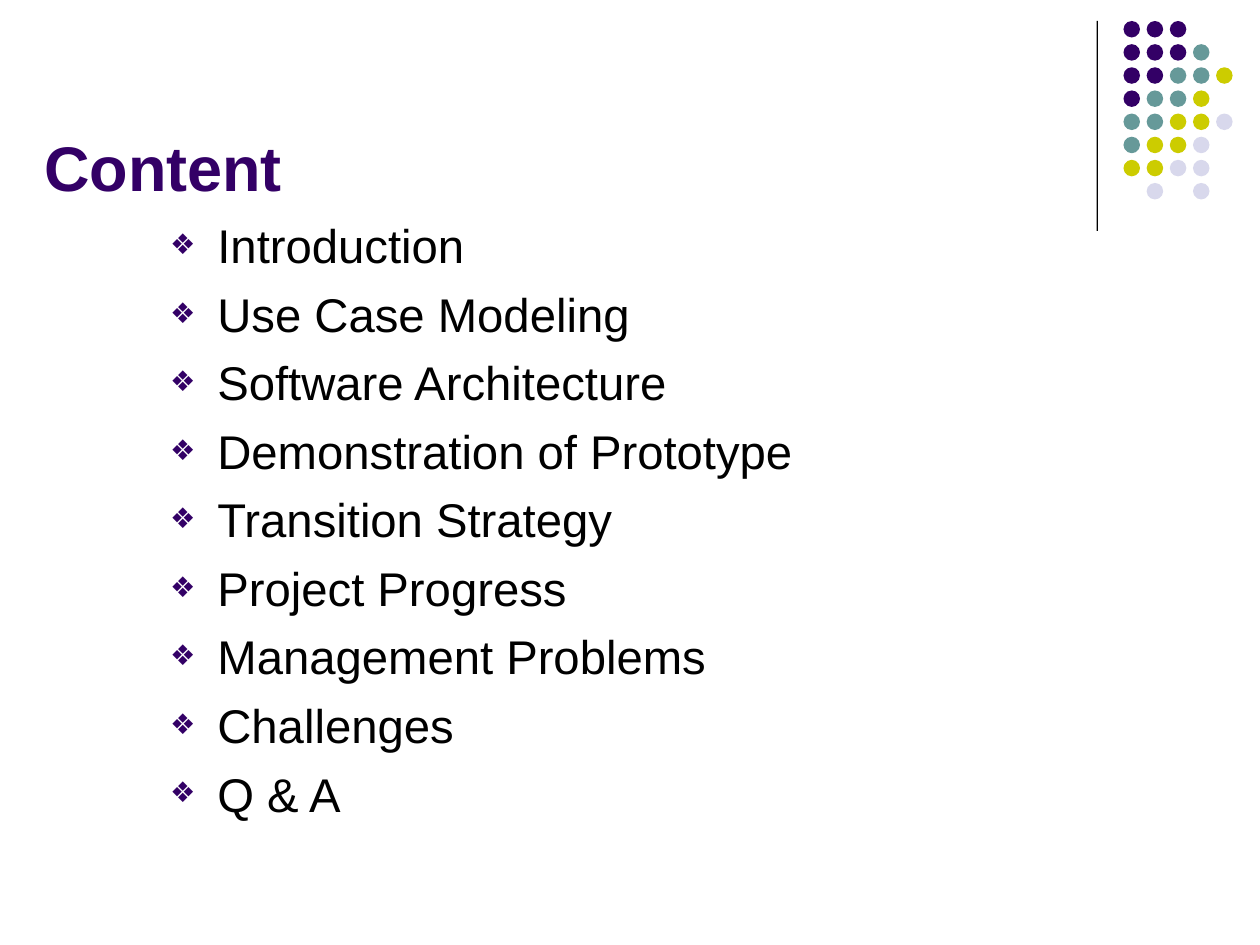
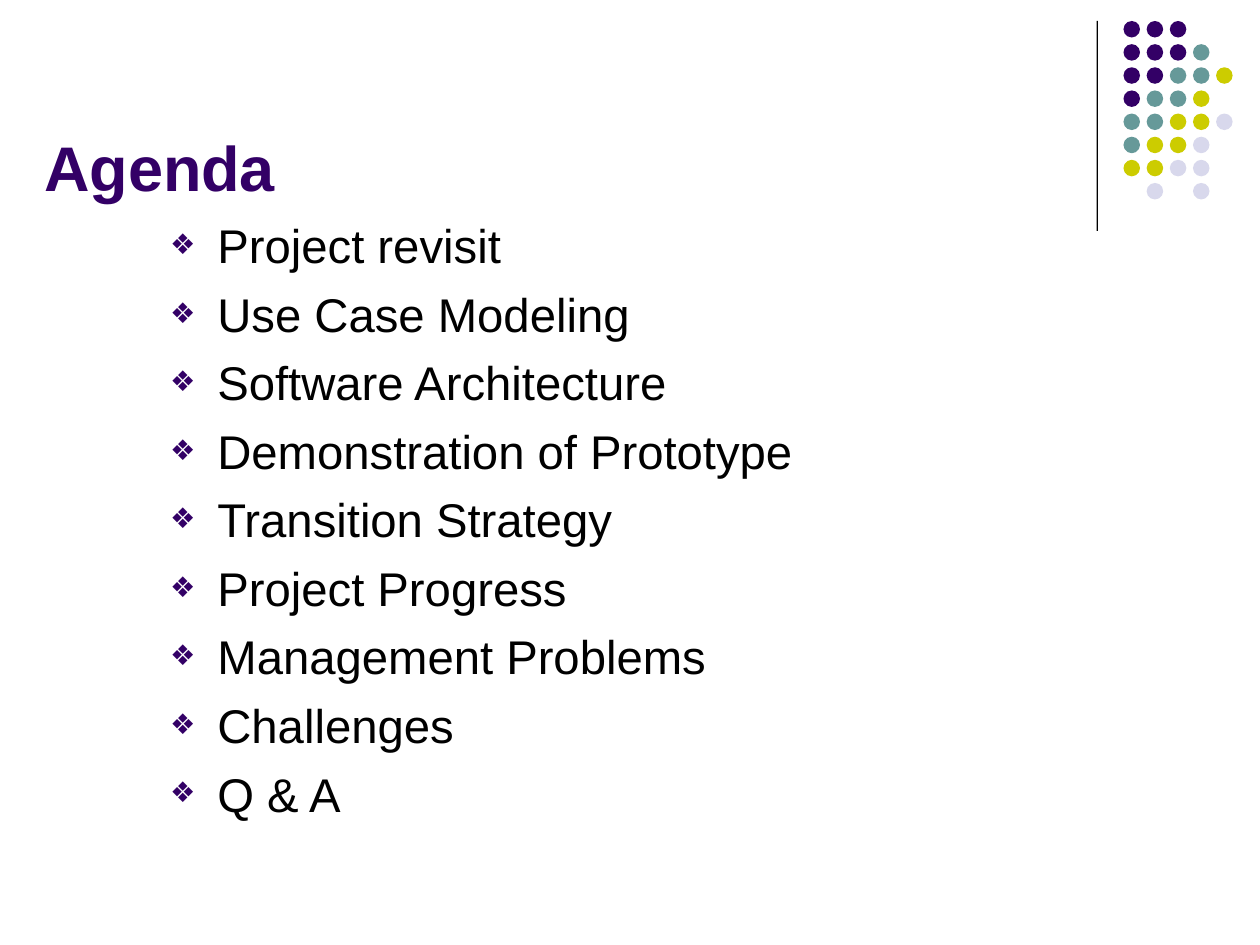
Before and after one commit to imireasa/mtech-se18-t08s, a slide deck: slide 2 of docs/W-9 Working Document/W-9.3 Presentation Slides/Phase 2/vms_presentation_2_v0.1.pptx. Drawn at 1260x945 pixels with LibreOffice and Linux fonts; fonts in the diff are those of the drawing. Boxes give left, top, right and bottom in pixels: in the first picture for what was removed or moved away, otherwise in the second. Text is boxed around its words. In the diff, an @@ line names an element or a change of style, - is before the commit and + after.

```diff
--- a/docs/W-9 Working Document/W-9.3 Presentation Slides/Phase 2/vms_presentation_2_v0.1.pptx
+++ b/docs/W-9 Working Document/W-9.3 Presentation Slides/Phase 2/vms_presentation_2_v0.1.pptx
@@ title at box(44, 145, 275, 202): text changed @@
-Content
+Agenda
@@ text at box(217, 228, 500, 273): text changed @@
-❖ Introduction
+❖ Project revisit
```
Also in this commit, not shown: 7 other slides changed.
